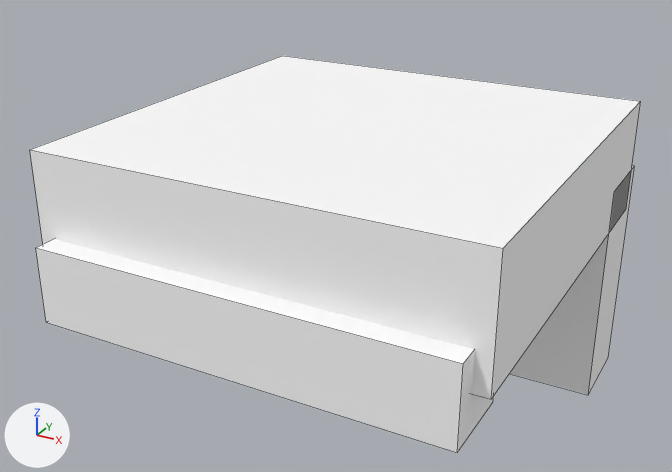
A saved change to the FBX model Assets/_Game/Models/CharHairShort.fbx.
One viewpoint serves both versions: a camera (50 mm lens) standing at (0.263, -0.5, 0.543) and looking at (-0.011, -0.002, 0.294). Every picture has the same lights, and +X, +Y and +Z are marked at lower left. The picture after the commit comes second. Mesh edges are drawn as thin lines. Where no turn or scale is listed for an object, it has been applied to the vertices.

The older version as bpy lines, for what is in view:
```python
mat_hair = principled_material('Hair')
mat_hair.base_color = (1.0, 1.0, 1.0)  # white #ffffff
mat_hair.roughness = 0.85
me_charhairshort = bpy.data.meshes.new('CharHairShort')
me_charhairshort.from_pydata(...)  # a box spanning x -0.145..0.145, y -0.13..0.15, z 0.29..0.37; a box spanning x -0.145..0.145, y 0.1..0.16, z 0.16..0.32; a box spanning x -0.135..0.135, y -0.145..-0.095, z 0.265..0.315
me_charhairshort.materials.append(mat_hair)  # white #ffffff
ob_charhairshort = bpy.data.objects.new('CharHairShort', me_charhairshort)
ob_charhairshort.location = (0.0, 0.0, 0.0)
```
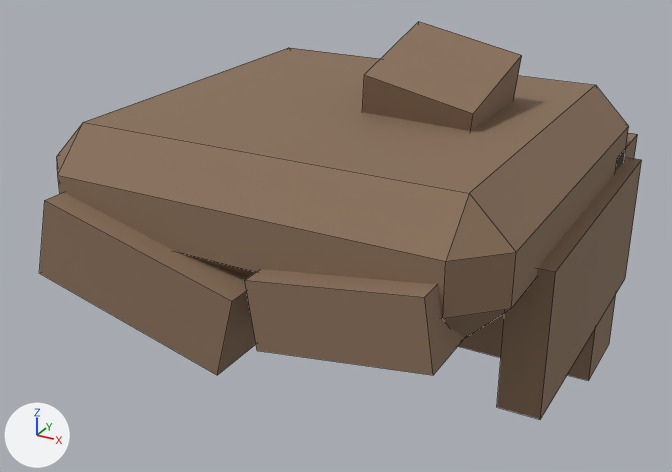
What changed in the scene script:
```text
Change mat_hair:
    mat_hair.base_color: (1.0, 1.0, 1.0) -> (0.25, 0.16, 0.1)  # white #ffffff -> brown #896f59
Change me_charhairshort:
    used by ob_charhairshort; location = (0.0, 0.0, 0.0)
    verts and faces of me_charhairshort; kept vertices keep their numbers, new ones are numbered from 24
    remove me_charhairshort.from_pydata(...)  # 24 vertices, 18 faces; spans x -0.145..0.145, y -0.145..0.16, z 0.16..0.37
    add me_charhairshort.from_pydata(...)  # 72 vertices, 62 faces; spans x -0.155..0.155, y -0.15..0.155, z 0.175..0.43
    me_charhairshort part 1: a new loose piece, a box spanning x -0.145..0.145, y 0.095..0.155, z 0.175..0.345, in mat_hair (brown #896f59)
    me_charhairshort part 2: a new loose piece, a box spanning x 0.13..0.155, y -0.07..0.13, z 0.245..0.335, in mat_hair (brown #896f59)
    me_charhairshort part 3: the loose piece of 8 vertices spanning x -0.145..0.145, y -0.13..0.15, z 0.29..0.37 is rebuilt with 24 vertices and now spans x -0.145..0.145, y -0.135..0.145, z 0.305..0.385
    me_charhairshort part 4: the loose piece of 8 vertices spanning x -0.145..0.145, y 0.1..0.16, z 0.16..0.32 is deleted
    me_charhairshort part 5
    8 vertices are removed from x -0.135..0.135, y -0.145..-0.095, z 0.265..0.315
    6 faces are deleted
    8 vertices are added at x -0.129..0.122, y -0.15, z 0.27..0.35
    8 new vertices lie (0.0, 0.05, 0.0) away from vertices in x -0.129..0.122, y -0.15, z 0.27..0.35
    12 new faces join them
    me_charhairshort part 6
    add verts[40] = (0.009, -0.006, 0.363)
    add verts[41] = (0.018, -0.021, 0.41)  # pixel (364, 74)
    add verts[42] = (0.013, 0.061, 0.384)
    add verts[43] = (0.022, 0.046, 0.43)  # pixel (418, 21)
    add verts[44] = (0.078, -0.006, 0.35)
    add verts[45] = (0.087, -0.021, 0.396)  # pixel (473, 113)
    add verts[46] = (0.082, 0.061, 0.37)
    add verts[47] = (0.091, 0.046, 0.417)  # pixel (521, 55)
    add faces += [(40, 41, 43, 42), (42, 43, 47, 46), (44, 46, 47, 45), (40, 44, 45, 41), (40, 42, 46, 44), (41, 45, 47, 43)]
    other edits to the shape of me_charhairshort do not show in these pictures
```

Changed parts and their boxes (x1, y1, x2, y2) in the pictures (672 x 472 px):
'CharHairShort', recoloured, reshaped: before (30, 56, 641, 453); after (39, 22, 642, 419)
part 1 of me_charhairshort, added: after (458, 133, 637, 381)
part 2 of me_charhairshort, added (brown): after (497, 158, 642, 419)
part 3 of me_charhairshort, rebuilt (6% narrower, 15% shorter): before (30, 56, 641, 399); after (57, 48, 629, 339)
part 4 of me_charhairshort, deleted: before (510, 165, 634, 395)
part 5 of me_charhairshort, reshaped: before (36, 239, 494, 453); after (39, 192, 464, 375)
part 6 of me_charhairshort, added (brown): after (362, 22, 522, 131)
